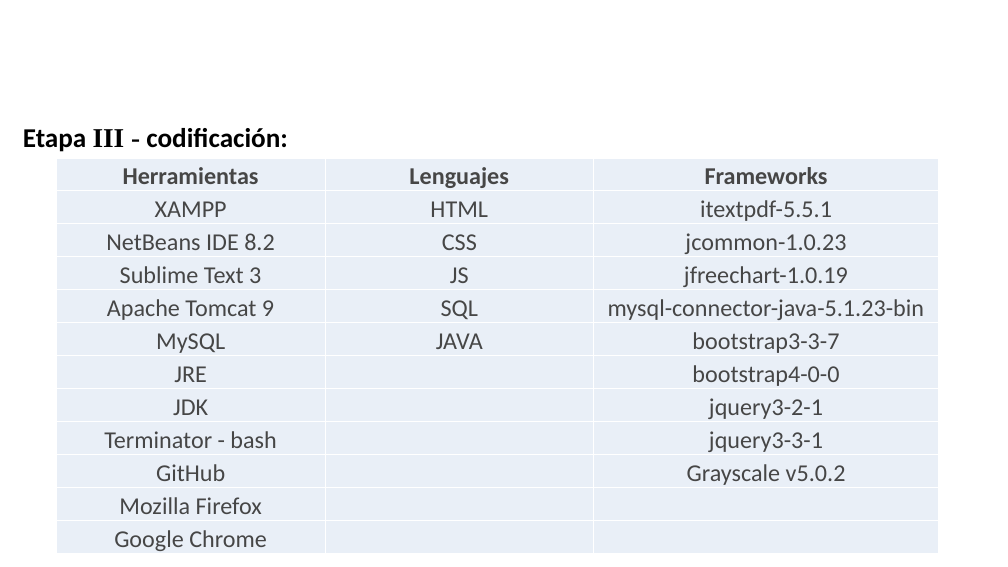
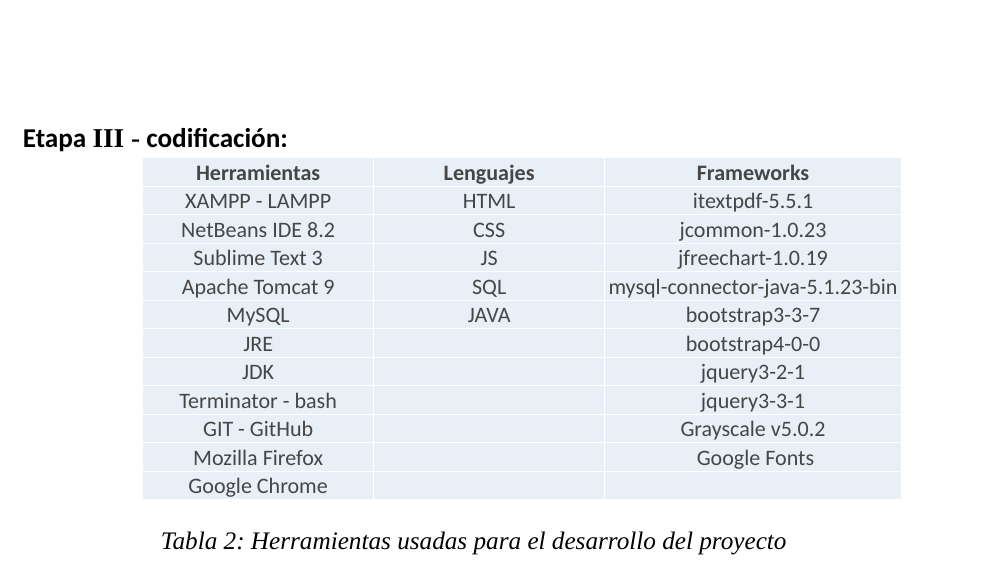
Before and after one commit to BrayanNovoa/uniminuto, a slide deck: slide 11 of expo/expo.pptx. Drawn at 1008x567 pixels with LibreOffice and Linux fonts; fonts in the diff are those of the drawing; background and template pictures are left out. Boxes give left, top, right and bottom in pixels: in the first picture for what was removed or moved away, otherwise in the second. Text is boxed around its words. In the diff, an @@ line names an element or a change of style, - is before the commit and + after.

```diff
--- a/expo/expo.pptx
+++ b/expo/expo.pptx
@@ table at (143,158,902,501) @@
-row 2, column 1: XAMPP
+row 2, column 1: XAMPP - LAMPP
-row 10, column 1: GitHub
+row 10, column 1: GIT - GitHub
-row 11, column 3: 
+row 11, column 3: Google Fonts
@@ size 23 to 21 pt in "Herramientas", "Lenguajes", "Frameworks", "HTML" and 22 more places @@
@@ table: place and size @@
-table at (57,158,938,555)
+table at (143,158,902,501)
@@ text added at (161,531,786,555), 24 pt, text #464646, italic @@
+Tabla 2: Herramientas usadas para el desarrollo del proyecto
```
Also in this commit, not shown: 12 other slides changed, 5 other files.
